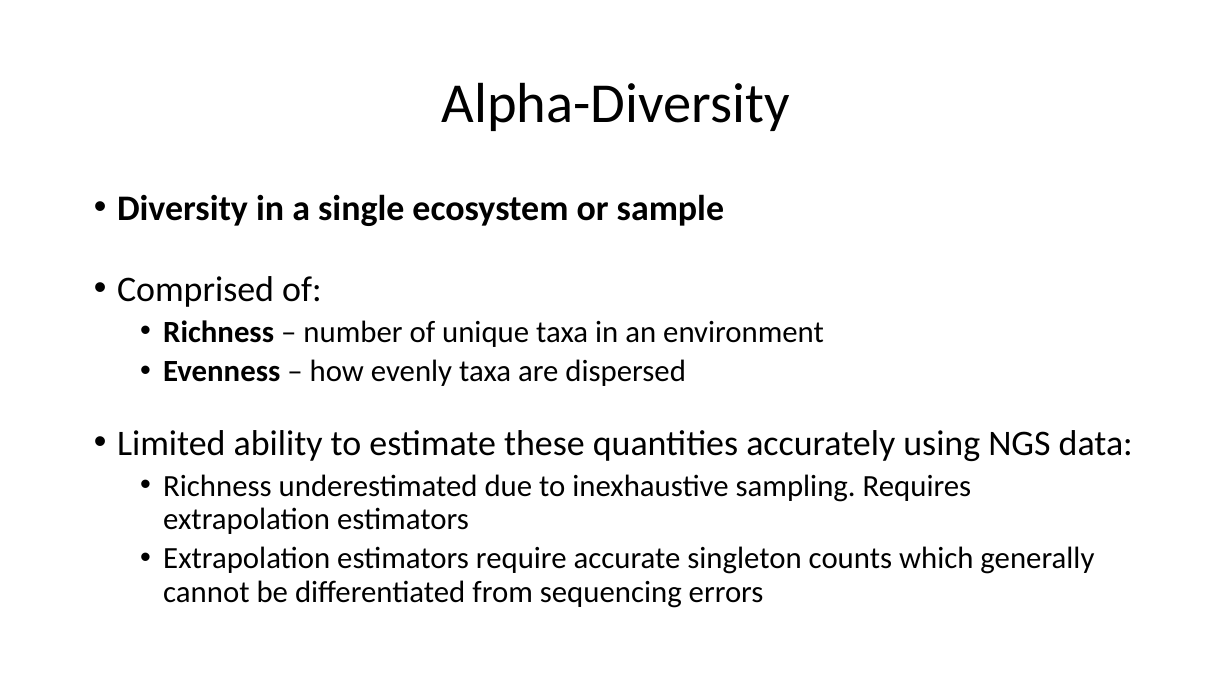
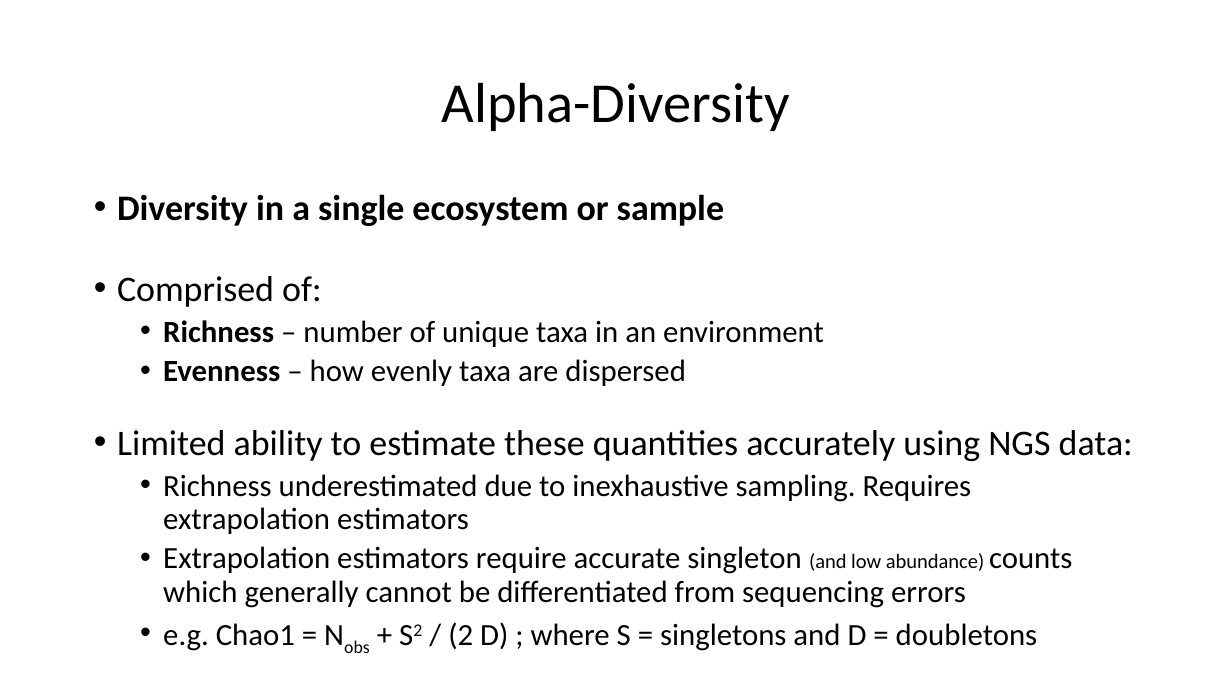
Before and after one commit to Nick243/Introduction-to-Metagenomics-Summer-Workshop-2019, a slide deck: slide 6 of CCHMC Microbiome Workshop - Intro to Stats - 7-15-19.pptx. Drawn at 1232x693 pixels with LibreOffice and Linux fonts; fonts in the diff are those of the drawing. Boxes give left, top, right and bottom in pixels: in the first picture for what was removed or moved away, otherwise in the second. Text is boxed around its words. In the diff, an @@ line names an element or a change of style, - is before the commit and + after.

```diff
--- a/CCHMC Microbiome Workshop - Intro to Stats - 7-15-19.pptx
+++ b/CCHMC Microbiome Workshop - Intro to Stats - 7-15-19.pptx
@@ text at box(163, 546, 1072, 651): text changed @@
-  • Extrapolation estimators require accurate singleton counts which generally cannot be differentiated from sequencing errors
+  • Extrapolation estimators require accurate singleton (and low abundance) counts which generally cannot be differentiated from sequencing errors
+  • e.g. Chao1 = Nobs + S2 / (2 D) ; where S = singletons and D = doubletons
```
Also in this commit, not shown: 3 other slides changed, 1 slide removed.
